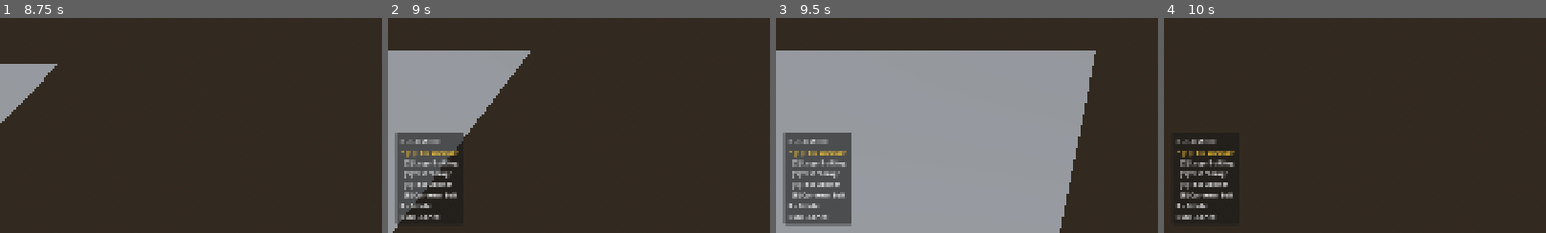
Above: before the commit, frames 1-4 (left to right).
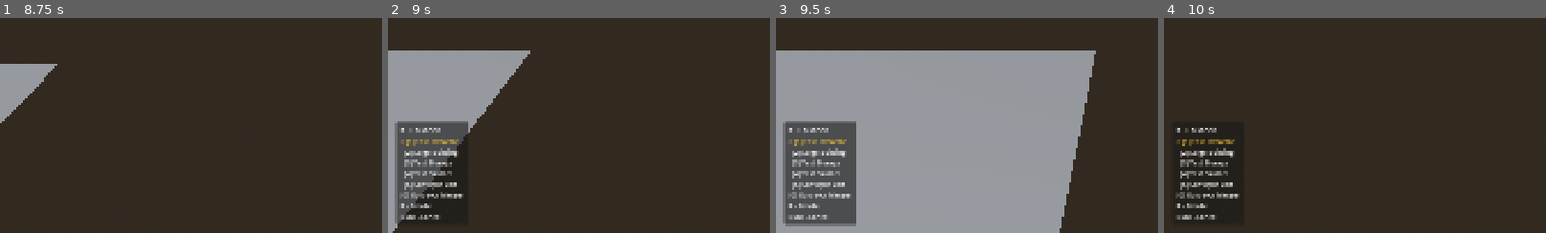
Above: after the commit, the same moments.

Repository: ChrisGiggleman/industrial-warfare
Game: Godot game, scene res://scenes/core/main.tscn
The game is run twice, just before and just after one commit, with the same random seed, the same clock (stepped at 60 frames per second) and the same inputs.
Inputs (mouse positions are % of the whole screen's width and height, from its top left):
- Up to frame 1 (8.75 s): tap Enter at 0.5, 2.75, 5.75 s; move the mouse to (45, 70) at 0.52 s; hold Mouse wheel up (camera_zoom_in) 0.53-1.28 s; hold W (move_forward) 0.53-2.03 s; move the mouse to (80, 65) at 1.27 s; tap Mouse wheel down (camera_zoom_out) at 1.35 s; tap Space at 2, 3.5, 6.5 s; move the mouse to (20, 35) at 2.02 s; hold Delete (demolish_selected) 2.03-2.78 s; hold A (move_left) 2.03-3.53 s; move the mouse to (55, 50) at 2.77 s; click (55, 50) at 2.85 s; move the mouse to (35, 25) at 3.52 s; hold S (move_backward) 3.53-4.28 s; hold R (rotate_placement) 3.53-4.28 s; move the mouse to (72, 45) at 4.27 s; hold D (move_right) 4.28-5.03 s; right-click (72, 45) at 4.35 s; move the mouse to (30, 55) at 5.02 s; hold W (move_forward) 5.03-5.78 s; hold 1 (select_building_1) 5.03-5.78 s; move the mouse to (60, 28) at 5.77 s; hold D (move_right) 5.78-8.03 s; tap 2 (select_building_2) at 5.85 s; move the mouse to (45, 70) at 6.52 s; hold 3 (select_building_3) 6.53-7.28 s; move the mouse to (80, 65) at 7.27 s; tap 4 (select_building_4) at 7.35 s; move the mouse to (20, 35) at 8.02 s; hold S (move_backward) from 8.03 s (still down); hold 5 (select_building_5) from 8.03 s (still down)
- Up to frame 2 (9 s): move the mouse to (55, 50) at 8.77 s; release S (move_backward) at 8.78 s; release 5 (select_building_5) at 8.78 s; hold A (move_left) from 8.78 s (still down); tap B (toggle_placement_mode) at 8.85 s
- Up to frame 3 (9.5 s): keep holding A (move_left)
- Up to frame 4 (10 s): move the mouse to (35, 25) at 9.52 s; release A (move_left) at 9.53 s; hold W (move_forward) from 9.53 s (still down); tap J at 9.6 s
The pictures show only the part of the screen within x 0-50%, y 50-100%; the shares and areas given below are measured in that part.

Frame 1 is identical in both runs. In frame 2, 2.5% of the frame differs, in the area x 1-21%, y 48-84%; in frame 3, 3.0%, in the area x 1-21%, y 48-97%; in frame 4, 1.7%.

Commit message:
Enable conveyor merger build slot and protect stored items during demolition

Diff:
--- a/scenes/ui/build_hud.tscn
+++ b/scenes/ui/build_hud.tscn
@@ -10,7 +10,7 @@
 anchor_top = 1.0
 anchor_bottom = 1.0
 offset_left = 20.0
-offset_top = -171.0
+offset_top = -194.0
 offset_right = 179.0
 offset_bottom = -20.0
 grow_vertical = 0
@@ -49,6 +49,10 @@
 layout_mode = 2
 text = "[5] Conveyor Belt"
 
+[node name="Building6Label" type="Label" parent="BuildPanel/PanelMargin/BuildInfo"]
+layout_mode = 2
+text = "[6] Conveyor Merger"
+
 [node name="ControlsLabel" type="Label" parent="BuildPanel/PanelMargin/BuildInfo" unique_id=1895815257]
 layout_mode = 2
 text = " R - Rotate"
